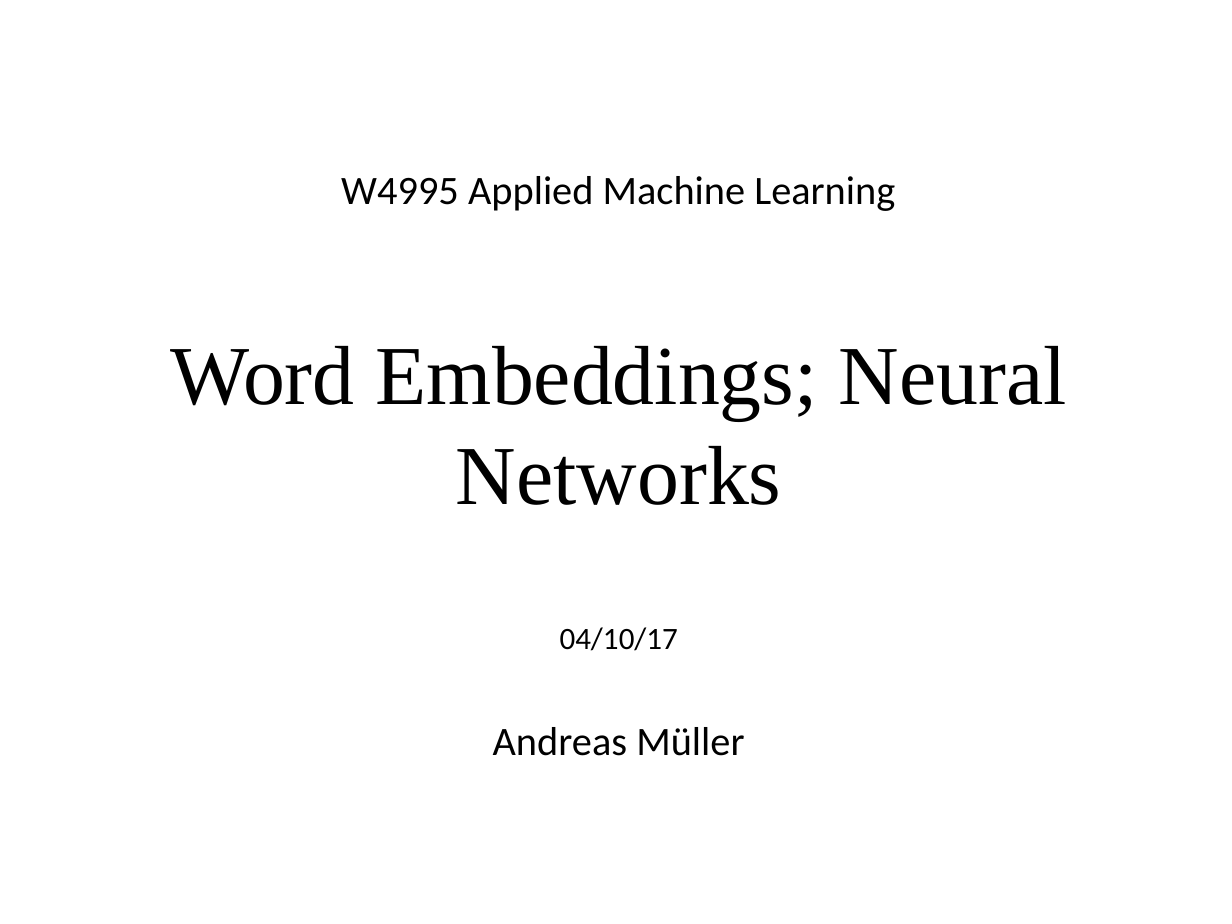
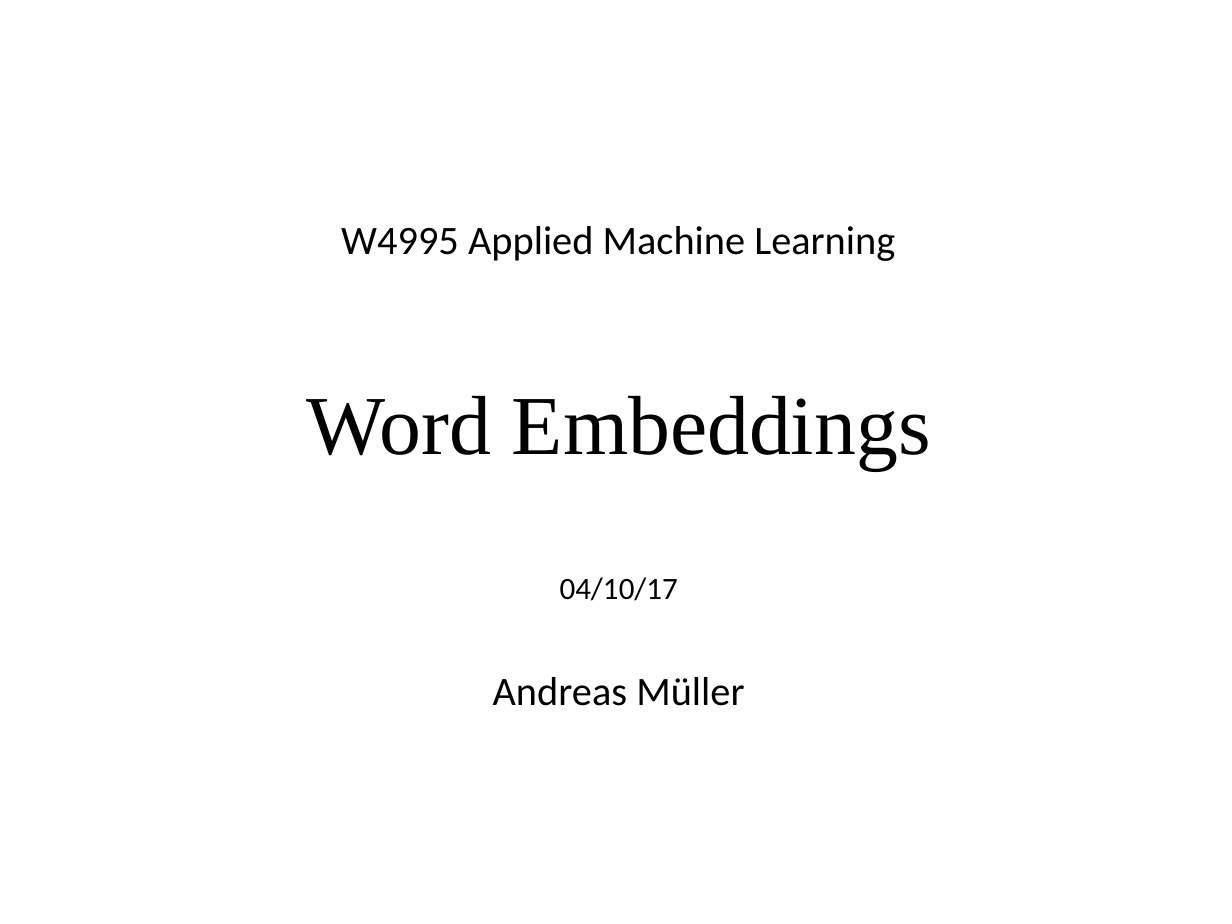
Before and after one commit to amueller/applied_ml_spring_2017, a slide deck: slide 1 of slides/aml-21-041017.odp. Drawn at 1232x924 pixels with LibreOffice and Linux fonts; fonts in the diff are those of the drawing. Boxes give left, top, right and bottom in pixels: in the first picture for what was removed or moved away, otherwise in the second. Text is boxed around its words. In the diff, an @@ line names an element or a change of style, - is before the commit and + after.

```diff
--- a/slides/aml-21-041017.odp
+++ b/slides/aml-21-041017.odp
@@ text at (307,396,931,470): text changed @@
-Word Embeddings; Neural Networks
+Word Embeddings
```
Also in this commit, not shown: 2 other slides changed, 4 slides added.
